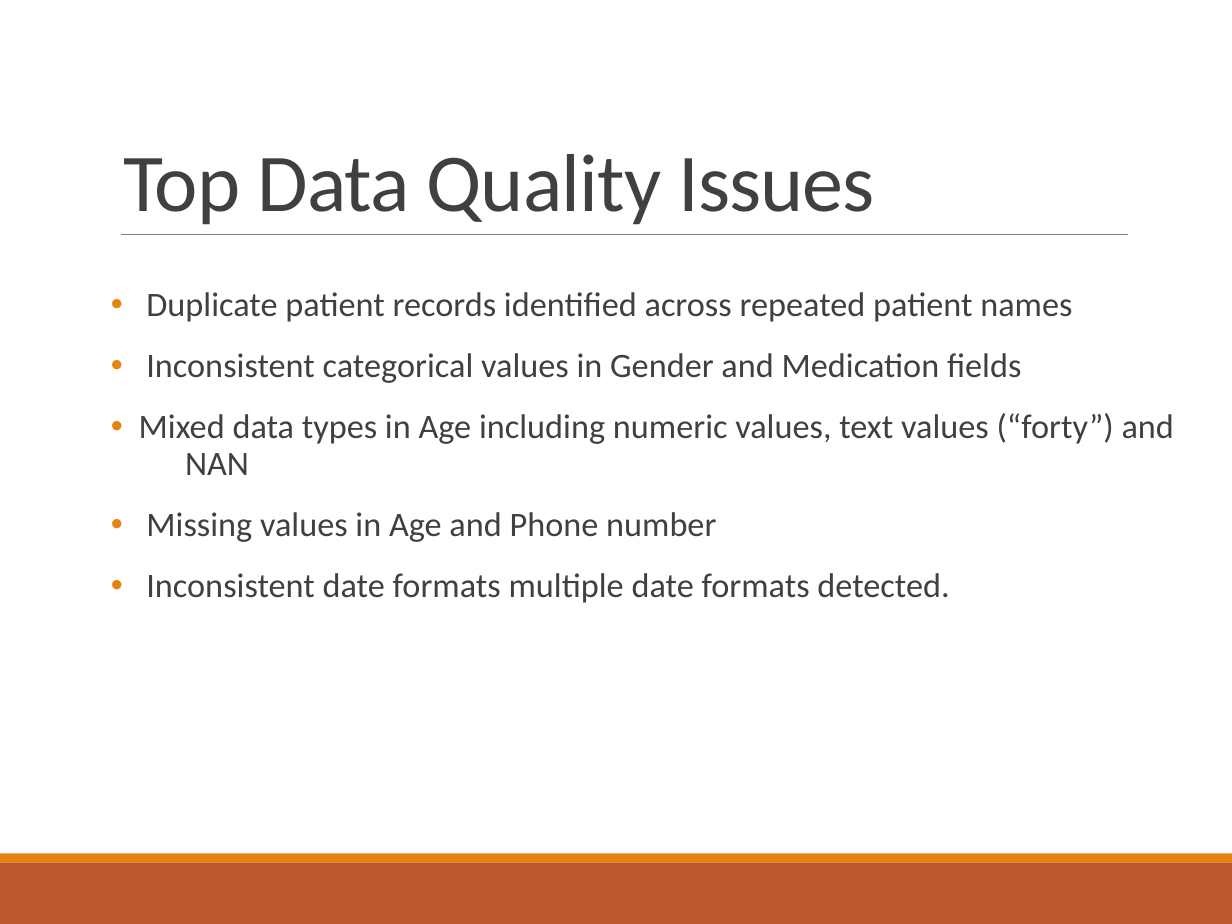
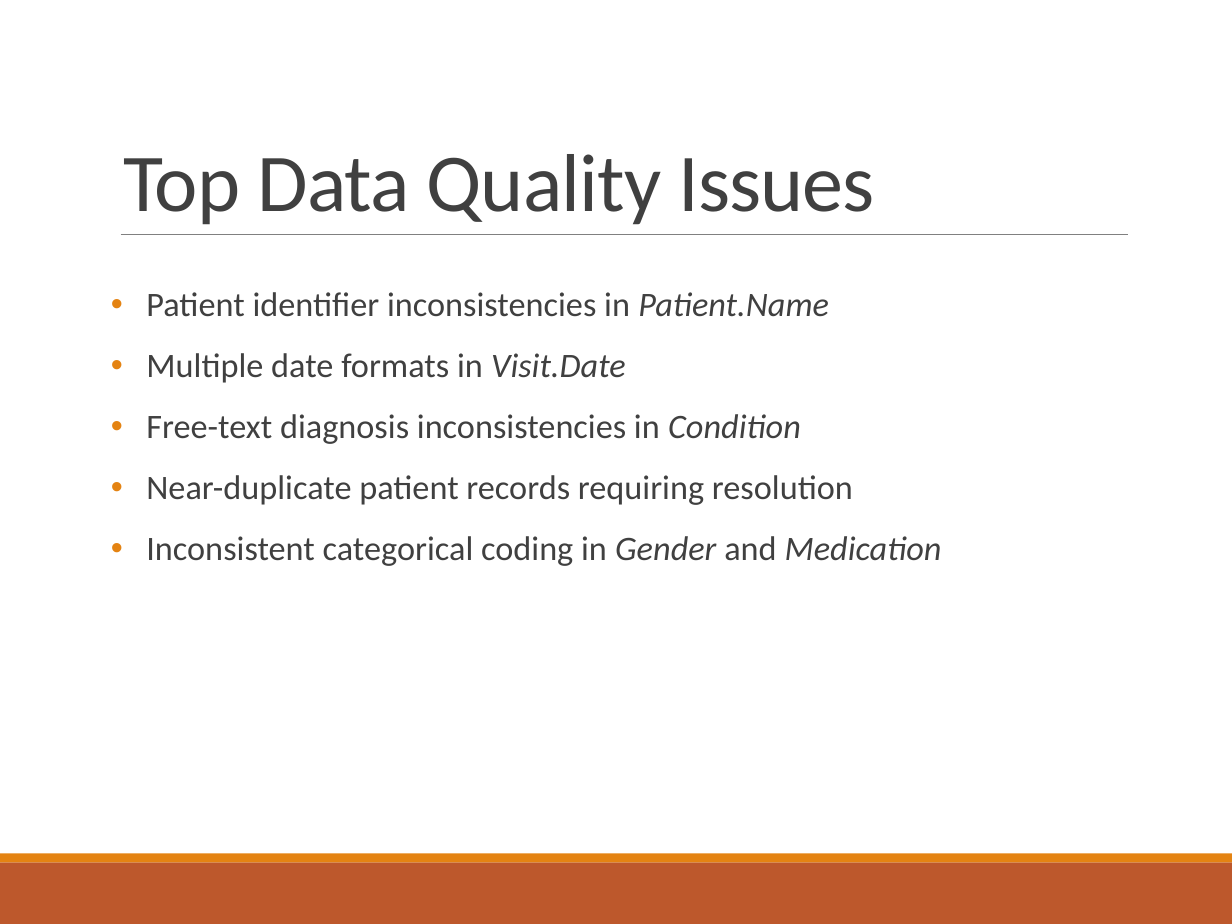
Before and after one commit to TynishaN/healthcare_cleaning_pipeline, a slide deck: slide 5 of presentation/healthcare_pipeline_presentation.pptx (slide 6 before the commit). Drawn at 1232x924 pixels with LibreOffice and Linux fonts; fonts in the diff are those of the drawing. Boxes give left, top, right and bottom in pixels: in the first picture for what was removed or moved away, otherwise in the second. Text is boxed around its words. In the diff, an @@ line names an element or a change of style, - is before the commit and + after.

```diff
--- a/presentation/healthcare_pipeline_presentation.pptx
+++ b/presentation/healthcare_pipeline_presentation.pptx
@@ text at box(146, 292, 942, 566): text changed @@
-• Duplicate patient records identified across repeated patient names
-• Inconsistent categorical values in Gender and Medication fields
-• Mixed data types in Age including numeric values, text values (“forty”) and NAN
-• Missing values in Age and Phone number
-• Inconsistent date formats multiple date formats detected.
+• Patient identifier inconsistencies in Patient.Name
+• Multiple date formats in Visit.Date
+• Free-text diagnosis inconsistencies in Condition
+• Near-duplicate patient records requiring resolution
+• Inconsistent categorical coding in Gender and Medication
```
Also in this commit, not shown: 11 other slides changed, 5 slides removed, 6 other files.
